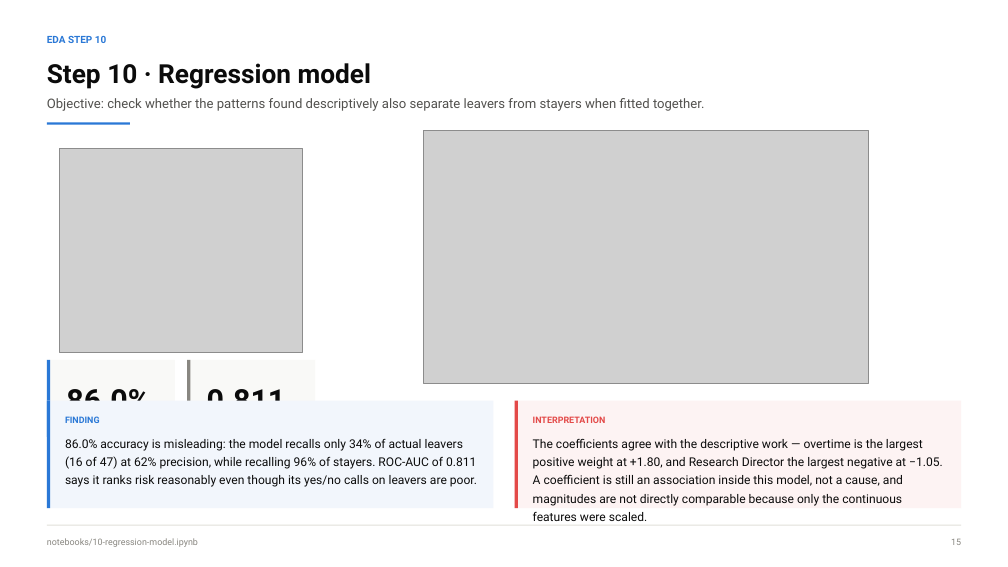
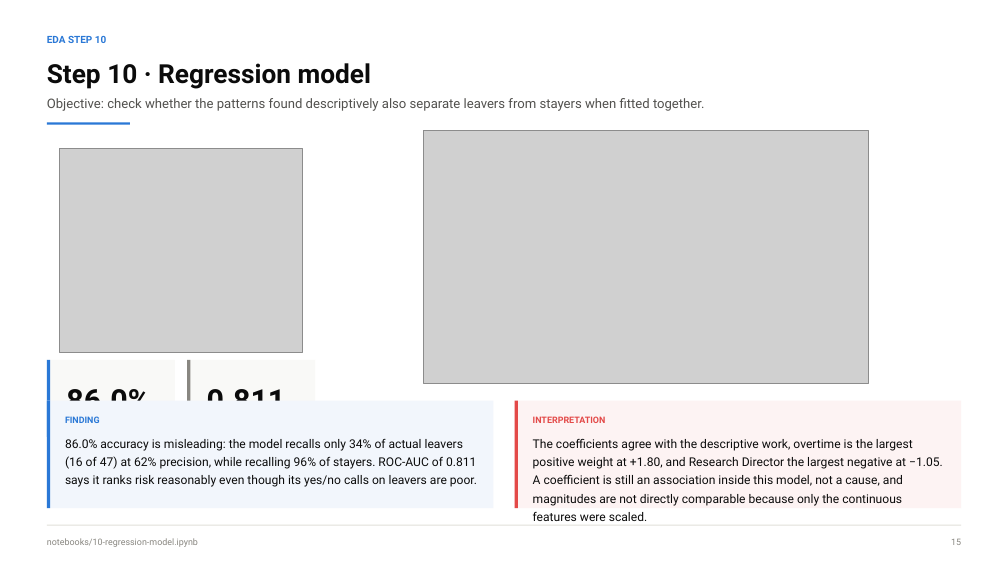
Before and after one commit to NPower-JDA-Cohort-2026/ibm-analytics-attrition-eda, a slide deck: slide 15 of presentation/IBM_Attrition_EDA_Team_Presentation.pptx. Drawn at 1008x567 pixels with LibreOffice and Linux fonts; fonts in the diff are those of the drawing; grey boxes stand for pictures. Boxes give left, top, right and bottom in pixels: in the first picture for what was removed or moved away, otherwise in the second. Text is boxed around its words. In the diff, an @@ line names an element or a change of style, - is before the commit and + after.

Commit message:
Change in powerpoint

```diff
--- a/presentation/IBM_Attrition_EDA_Team_Presentation.pptx
+++ b/presentation/IBM_Attrition_EDA_Team_Presentation.pptx
@@ text at [533,439,943,521]: text changed @@
-The coefficients agree with the descriptive work — overtime is the largest positive weight at +1.80, and Research Director the largest negative at −1.05. A coefficient is still an association inside this model, not a cause, and magnitudes are not directly comparable because only the continuous features were scaled.
+The coefficients agree with the descriptive work, overtime is the largest positive weight at +1.80, and Research Director the largest negative at −1.05. A coefficient is still an association inside this model, not a cause, and magnitudes are not directly comparable because only the continuous features were scaled.
```
